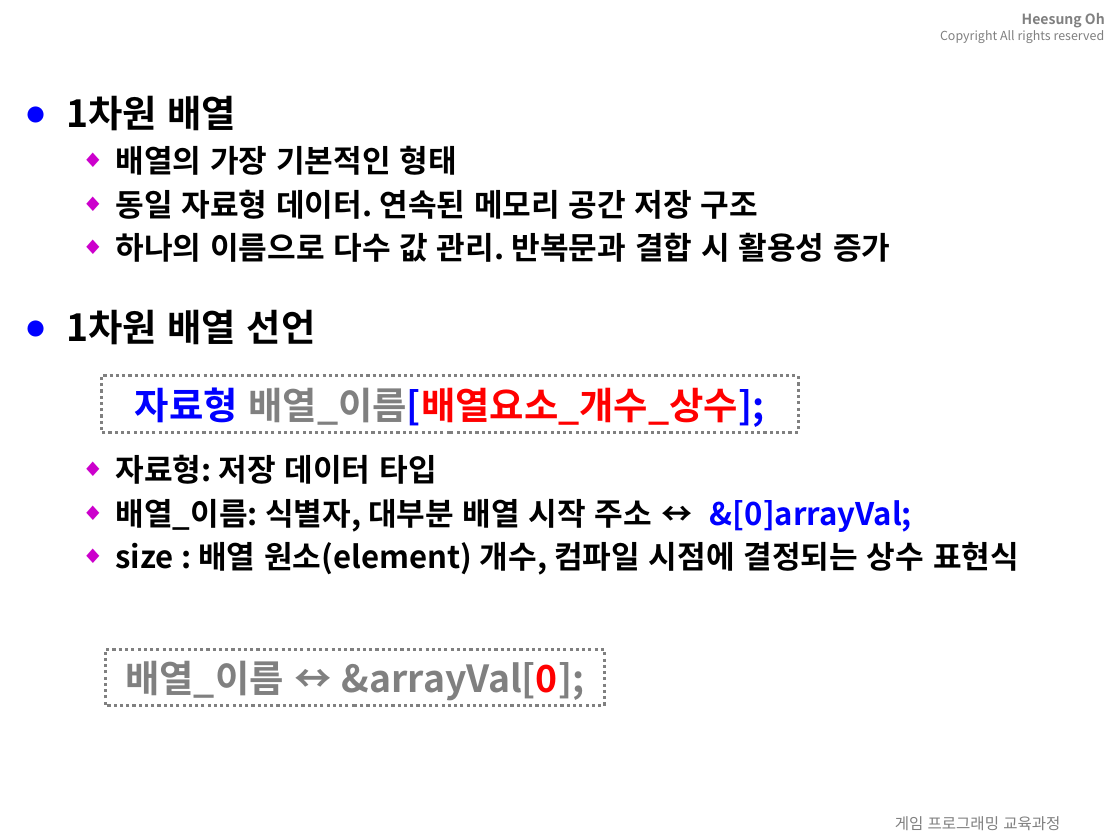
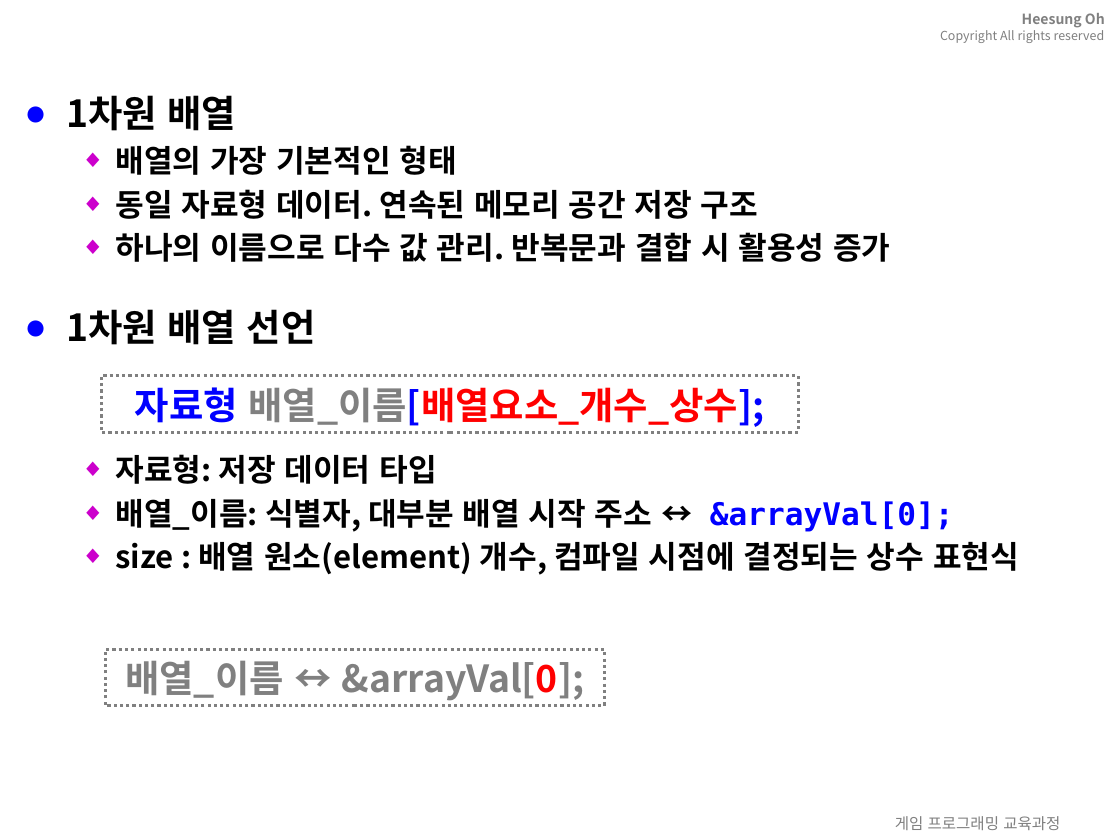
Before and after one commit to 3dapi/bs01_c, a slide deck: slide 5 of ppt/08.C언어-배열과문자열.pptx. Drawn at 1120x840 pixels with LibreOffice and Linux fonts; fonts in the diff are those of the drawing; background and template pictures are left out. Boxes give left, top, right and bottom in pixels: in the first picture for what was removed or moved away, otherwise in the second. Text is boxed around its words. In the diff, an @@ line names an element or a change of style, - is before the commit and + after.

```diff
--- a/ppt/08.C언어-배열과문자열.pptx
+++ b/ppt/08.C언어-배열과문자열.pptx
@@ text at (115,499,954,532): text changed @@
-  ◆ 배열_이름: 식별자, 대부분 배열 시작 주소 ↔ &[0]arrayVal;
+  ◆ 배열_이름: 식별자, 대부분 배열 시작 주소 ↔ &arrayVal[0];
```
Also in this commit, not shown: 3 other slides changed, 1 slide added, 54 other files.
